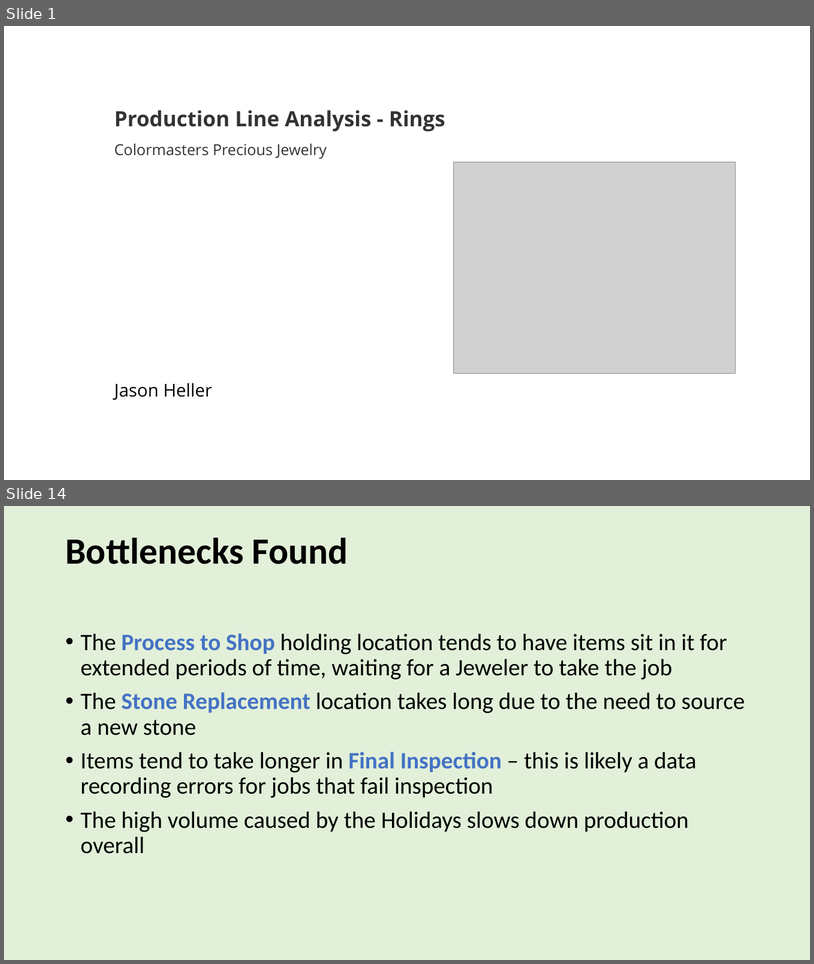
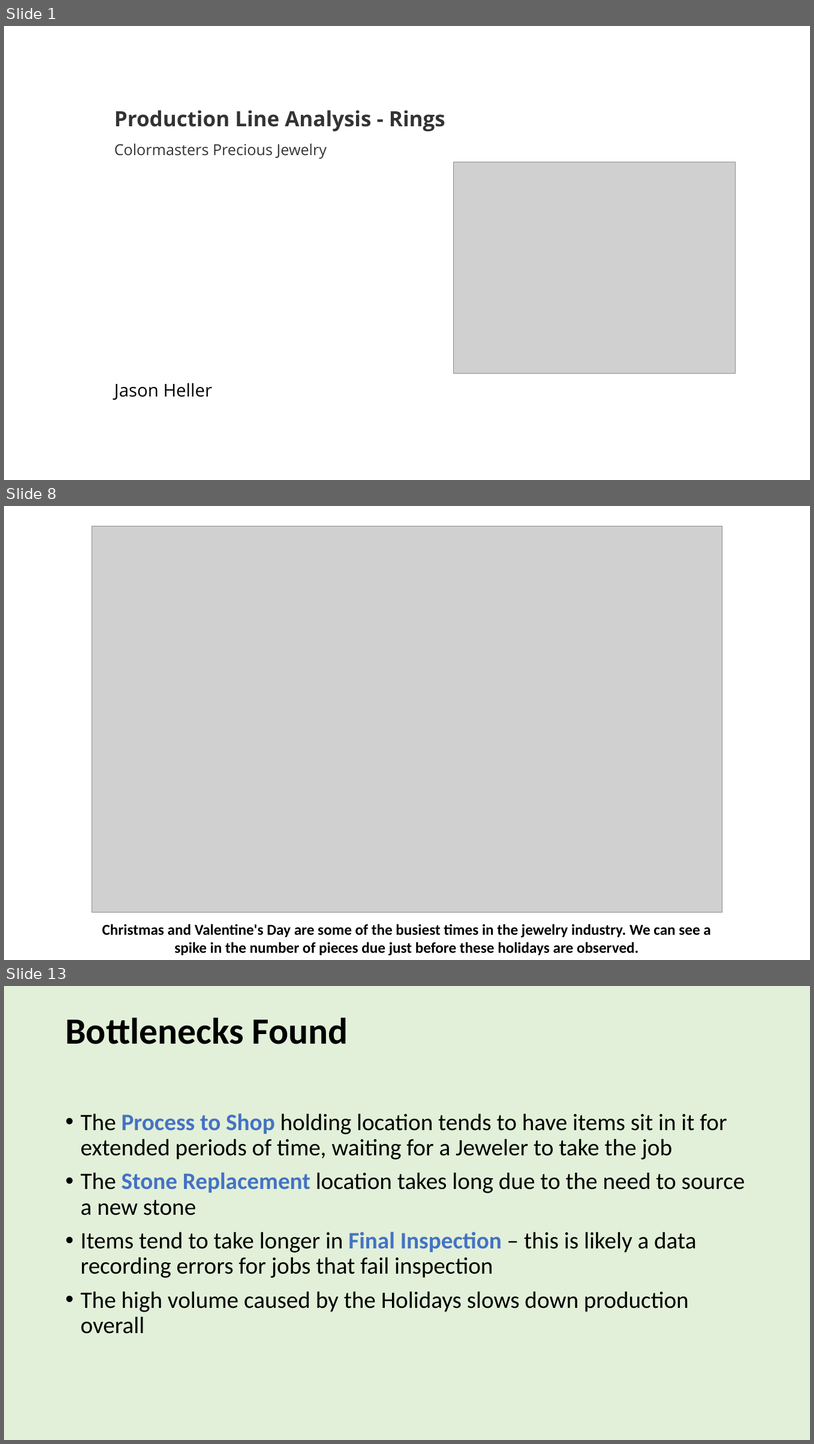
Before and after one commit to jason-heller/CMPJ_ProductionLine, a slide deck: CSI Data Analytics Bootcamp Capstone.pptx. Shown one above the other, each under a label of ours: slides 1 and 14 before the commit, slides 1, 8 and 13 after it; the slides between them are not shown. The pictures are 814x964 and 814x1444 pixels, drawn with LibreOffice and Linux fonts; fonts in the diff are those of the drawing; grey boxes stand for pictures. Boxes give left, top, right and bottom in pixels: in the first picture for what was removed or moved away, otherwise in the second. Text is boxed around its words. In the diff, an @@ line names an element or a change of style, - is before the commit and + after.

```diff
--- a/CSI Data Analytics Bootcamp Capstone.pptx
+++ b/CSI Data Analytics Bootcamp Capstone.pptx
@@ slide 8 added at (4, 506, 810, 960), background #FFFFFF @@
@@ picture added at (92, 526, 723, 912) @@
@@ text added at (102, 924, 711, 955), 18 pt, text #000000, bold @@
+Christmas and Valentine's Day are some of the busiest times in the jewelry industry. We can see a spike in the number of pieces due just before these holidays are observed.
@@ what was slide 14 is now slide 13 @@
```
Also in this commit, not shown: 3 slides changed, 6 other slides added, 8 slides removed, 5 other files.
